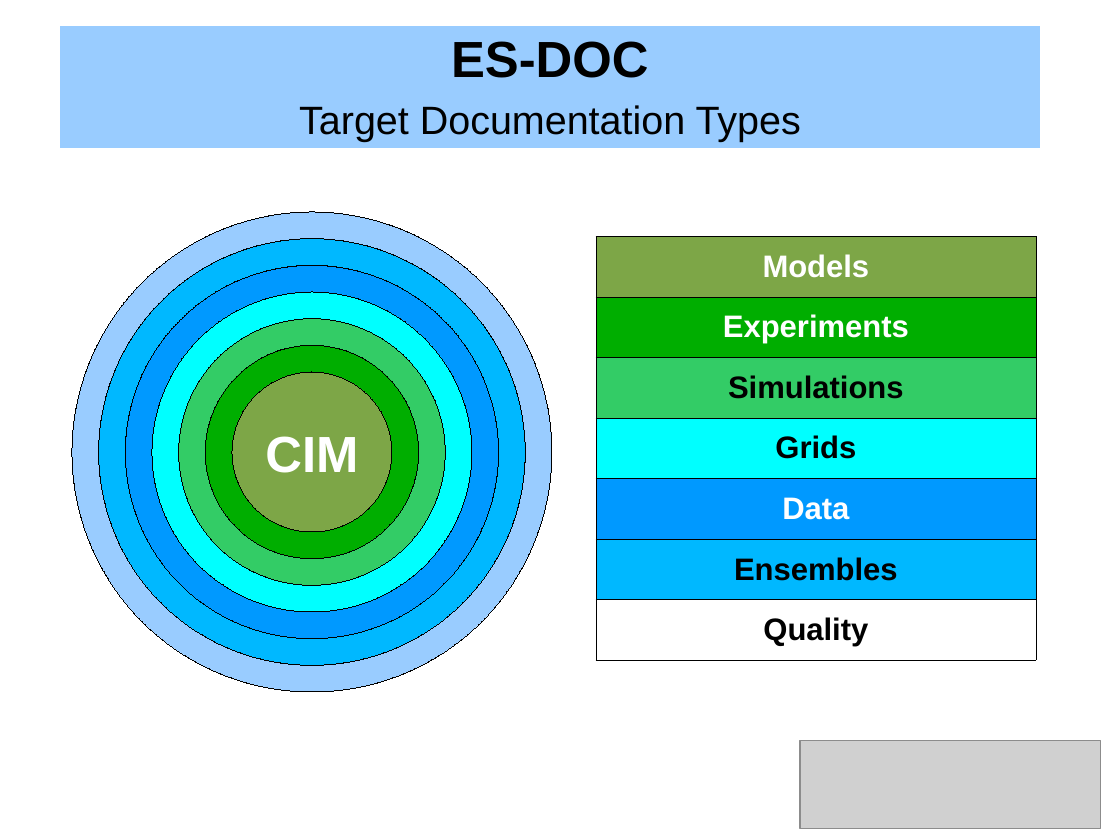
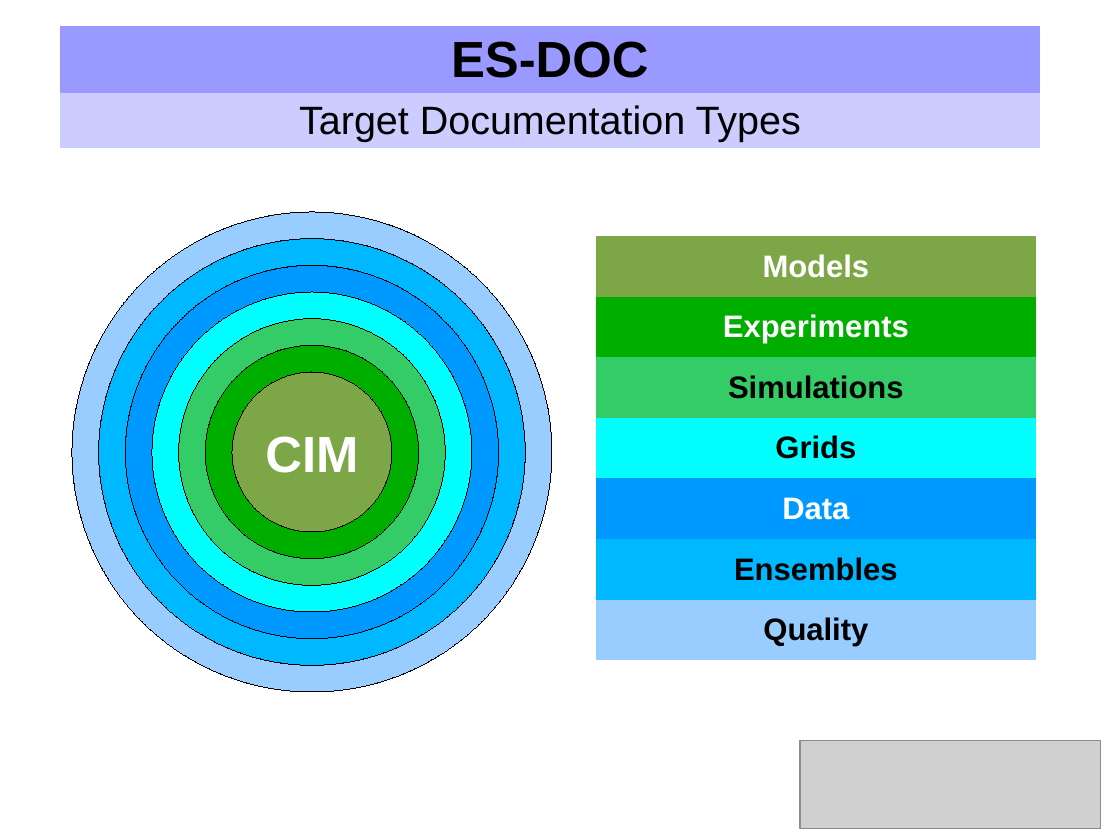
Before and after one commit to ES-DOC/esdoc-docs, a slide deck: slide 4 of presentations/ES-DOC-Introduction.odp. Drawn at 1120x840 pixels with LibreOffice and Linux fonts; fonts in the diff are those of the drawing; grey boxes stand for pictures. Boxes give left, top, right and bottom in pixels: in the first picture for what was removed or moved away, otherwise in the second. Text is boxed around its words. In the diff, an @@ line names an element or a change of style, - is before the commit and + after.

```diff
--- a/presentations/ES-DOC-Introduction.odp
+++ b/presentations/ES-DOC-Introduction.odp
@@ table at [60, 26, 1041, 148] @@
@@ fill #99CCFF to #9999FF in row 1, column 1 @@
@@ fill #99CCFF to #CCCCFF in row 2, column 1 @@
@@ table at [597, 237, 1037, 661] @@
@@ fill none to #99CCFF in row 7, column 1 @@
@@ borders changed @@
```
Also in this commit, not shown: 8 other slides changed, 3 other files.
